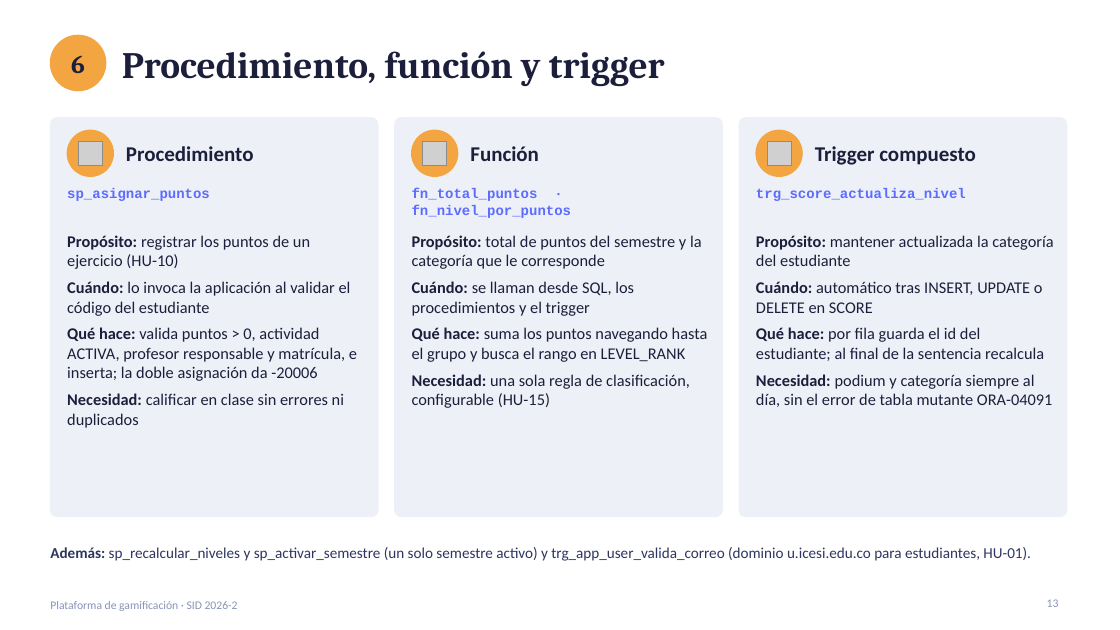
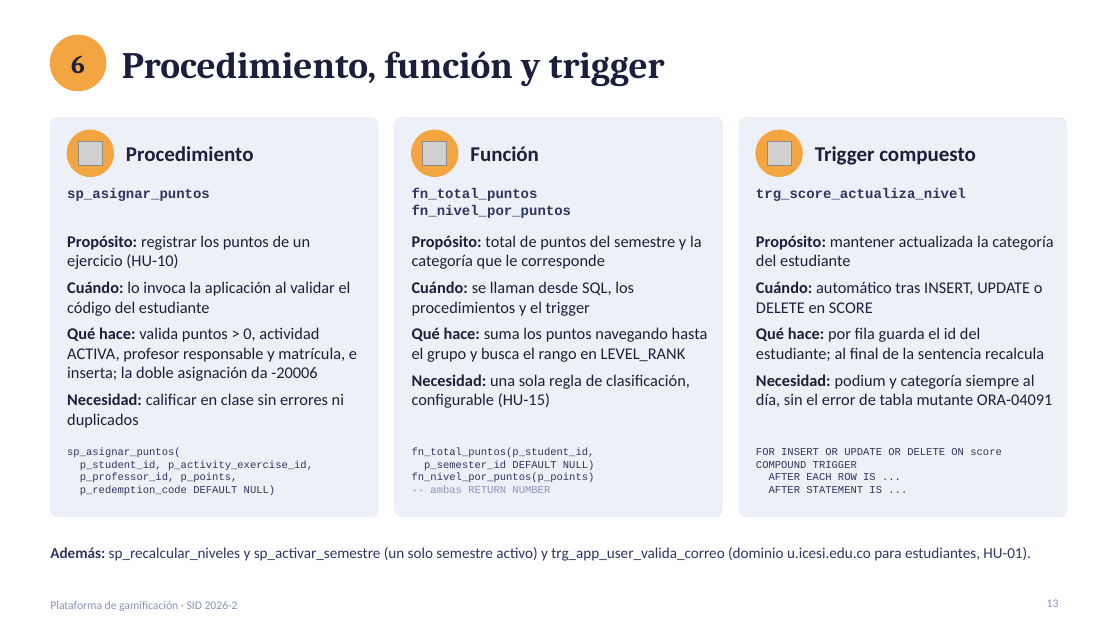
Before and after one commit to JOSED235/SID_202610_PensamientoComputacional, a slide deck: slide 13 of doc/sustentacion/Sustentacion_SID_PensamientoComputacional.pptx. Drawn at 1120x630 pixels with LibreOffice and Linux fonts; fonts in the diff are those of the drawing; grey boxes stand for pictures. Boxes give left, top, right and bottom in pixels: in the first picture for what was removed or moved away, otherwise in the second. Text is boxed around its words. In the diff, an @@ line names an element or a change of style, - is before the commit and + after.

```diff
--- a/doc/sustentacion/Sustentacion_SID_PensamientoComputacional.pptx
+++ b/doc/sustentacion/Sustentacion_SID_PensamientoComputacional.pptx
@@ text "sp_asignar_puntos" at bbox=[67, 188, 210, 201]: text colour #5B6CFF to #2E3560 @@
@@ text at bbox=[412, 188, 571, 218]: text changed; text colour #5B6CFF to #2E3560 @@
-fn_total_puntos · fn_nivel_por_puntos
+fn_total_puntos
+fn_nivel_por_puntos
@@ text "trg_score_actualiza_nivel" at bbox=[756, 188, 966, 201]: text colour #5B6CFF to #2E3560 @@
@@ text added at bbox=[67, 448, 313, 495], 9 pt, text #2E3560 @@
+sp_asignar_puntos(
+p_student_id, p_activity_exercise_id,
+p_professor_id, p_points,
+p_redemption_code DEFAULT NULL)
@@ text added at bbox=[412, 448, 595, 493], 9 pt, text #2E3560 @@
+fn_total_puntos(p_student_id,
+p_semester_id DEFAULT NULL)
+fn_nivel_por_puntos(p_points)
+-- ambas RETURN NUMBER
@@ text added at bbox=[756, 448, 1002, 493], 9 pt, text #2E3560 @@
+FOR INSERT OR UPDATE OR DELETE ON score
+COMPOUND TRIGGER
+AFTER EACH ROW IS ...
+AFTER STATEMENT IS ...
```
Also in this commit, not shown: 7 other slides changed, 5 other files.
